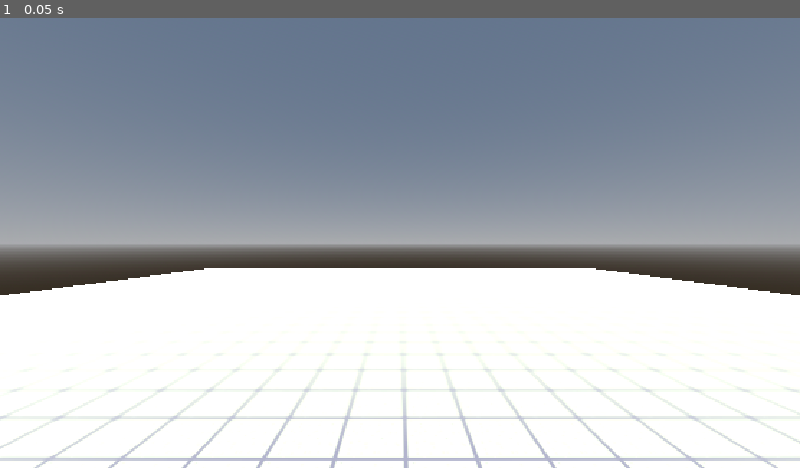
Above: before the commit, frame 1.
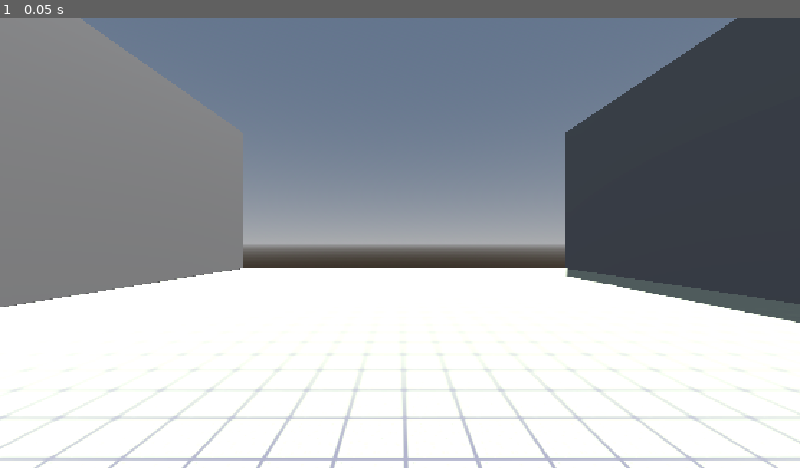
Above: after the commit, the same moment.

Repository: tuff-games-inc/inspector
Game: Godot game, scene res://main.tscn
Same seed, same stepped clock (60 frames per second), same inputs: the game is played once before the commit and once after it.
Inputs:
- Up to frame 1 (0.05 s): no input

The runs differ from the first frame. In frame 1, 24% of the frame differs, in the area x 0-100%, y 0-68%.

Commit message:
add walls

Diff:
--- a/main.tscn
+++ b/main.tscn
@@ -21,6 +21,9 @@
 uv1_scale = Vector3(45.835, 45.835, 45.835)
 uv2_scale = Vector3(1.08, 1.08, 1.08)
 
+[sub_resource type="BoxMesh" id="BoxMesh_g4v7s"]
+size = Vector3(1.7929688, 5.0573425, 2.5114746)
+
 [node name="Node3D" type="Node3D" unique_id=586525987]
 
 [node name="WorldEnvironment" type="WorldEnvironment" parent="." unique_id=517493607]
@@ -37,3 +40,11 @@
 transform = Transform3D(10.917521, 0, 0, 0, 1, 0, 0, 0, 10.562249, 0, 0, -6.1470747)
 mesh = SubResource("PlaneMesh_chrx7")
 surface_material_override/0 = SubResource("StandardMaterial3D_ijsla")
+
+[node name="MeshInstance3D2" type="MeshInstance3D" parent="." unique_id=447618794]
+transform = Transform3D(1.1493076, 0, 0, 0, 1.5612031, 0, 0, 0, 8.29049, 10.455683, 3.7824442, -6.265433)
+mesh = SubResource("BoxMesh_g4v7s")
+
+[node name="MeshInstance3D3" type="MeshInstance3D" parent="." unique_id=1865373019]
+transform = Transform3D(1.1493076, 0, 0, 0, 1.5612031, 0, 0, 0, 8.29049, -9.968021, 3.7824442, -6.265433)
+mesh = SubResource("BoxMesh_g4v7s")
--- a/project.godot
+++ b/project.godot
@@ -20,6 +20,10 @@
 window/stretch/mode="canvas_items"
 window/stretch/aspect="expand"
 
+[editor_plugins]
+
+enabled=PackedStringArray("res://addons/godot_super-wakatime/plugin.cfg")
+
 [physics]
 
 3d/physics_engine="Jolt Physics"
